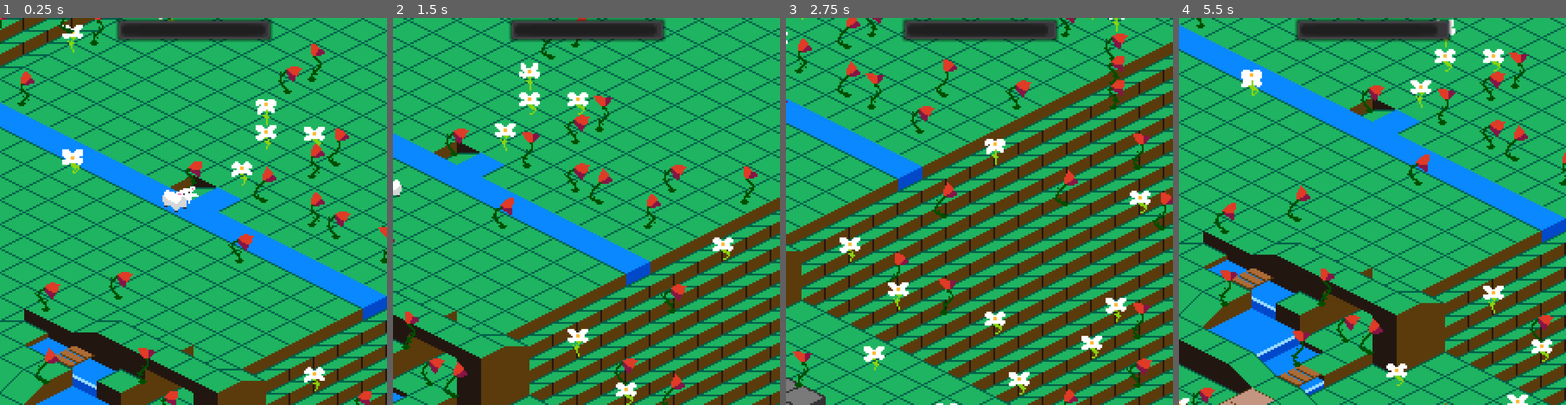
Above: before the commit, frames 1-4 (left to right).
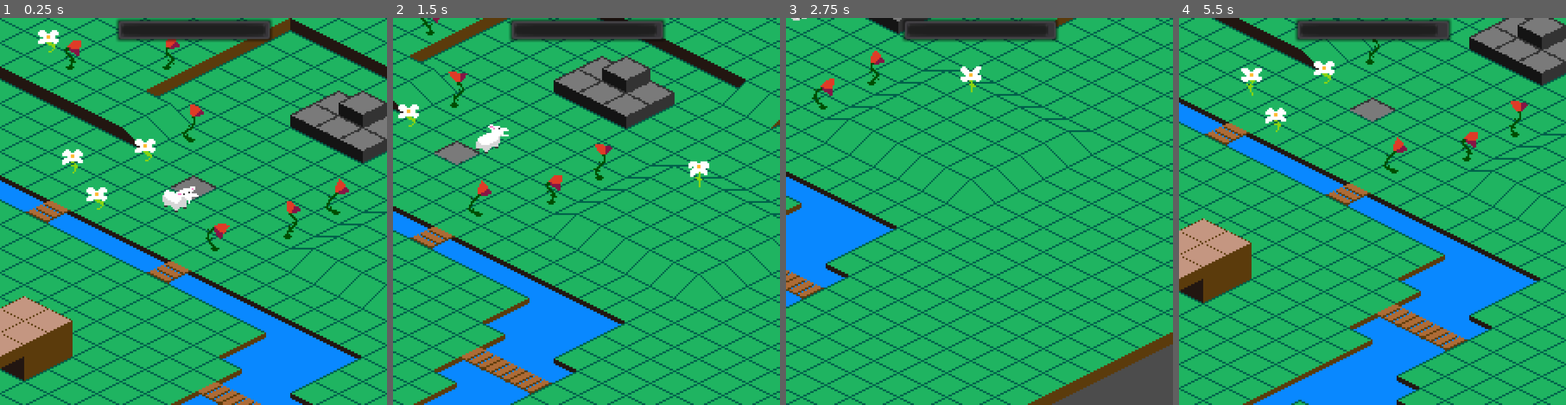
Above: after the commit, the same moments.

Repository: JuggleRob/LD46
Game: Godot game, scene res://src/Game/Game.tscn
Same seed, same stepped clock (60 frames per second), same inputs: the game is played once before the commit and once after it.
Inputs (mouse positions are in pixels of both pictures, inside the frame that each line leads up to):
- Up to frame 1 (0.25 s): no input
- Up to frame 2 (1.5 s): tap Enter (ui_accept) at 0.5, 1.35 s; move the mouse to (671, 192) at 0.52 s; hold Right (ui_right) 0.53-1.28 s; hold Enter (ui_accept) 0.53-1.28 s; click (671, 192) at 0.67 s; move the mouse to (509, 230) at 1.27 s; hold Down (ui_down) from 1.28 s (still down)
- Up to frame 3 (2.75 s): tap Enter (ui_accept) at 1.52, 1.82 s; move the mouse to (1018, 126) at 2.02 s; release Down (ui_down) at 2.03 s; hold Right (ui_right) from 2.03 s (still down); hold Enter (ui_accept) from 2.03 s (still down)
- Up to frame 4 (5.5 s): move the mouse to (1353, 288) at 2.77 s; release Right (ui_right) at 2.78 s; release Enter (ui_accept) at 2.78 s; hold Up (ui_up) 2.78-3.53 s; tap Enter (ui_accept) at 2.85, 3.02, 3.32, 4.35, 4.52, 4.82 s; click (1353, 288) at 2.92 s; move the mouse to (1488, 269) at 3.52 s; hold Enter (ui_accept) 3.53-4.28 s; hold Left (ui_left) 3.53-5.03 s; move the mouse to (1256, 153) at 4.27 s; move the mouse to (1391, 211) at 5.02 s; hold Down (ui_down) from 5.03 s (still down); hold Enter (ui_accept) from 5.03 s (still down); click (1391, 211) at 5.17 s

The runs differ from the first frame. In frame 1, 43% of the frame differs, in the area x 0-100%, y 0-100%; in frame 2, 45%; in frame 3, 52%; in frame 4, 49%.

Commit message:
pathfinding and height works!

Diff:
--- a/src/Actors/Actor.gd
+++ b/src/Actors/Actor.gd
@@ -11,15 +11,17 @@
 # Level is automatically adjusted from previous level, unless given as an argument
 func set_coords(diam_coords, level = null):
 	self.diam_coords = diam_coords
-	var levels = $"/root/Game/Map".get_children()
 	if level != null:
 		self.current_level = level
-	# set default lowest possible level
-	elif level == null and self.current_level == null:
-		for lvl_idx in levels.size():
+		return
+	else:
+		var levels = $"/root/Game/Map".get_children()
+		# adjust if moving to an adjacent level
+		for lvl_idx in range(levels.size() - 1, -1, -1):
 			var lowest_cell = levels[lvl_idx].get_cell(diam_coords.x, diam_coords.y)
 			if lowest_cell != -1:
-				self.current_level = lvl_idx
+				print(lowest_cell)
+				self.current_level = lvl_idx + 1
 				break
 	height_offset = Globals.height_offset_base + current_level * Vector2(0, -7)
 	position = Globals.diam_to_rect(diam_coords) * Globals.grid_size + height_offset
--- a/src/Actors/Sheep.gd
+++ b/src/Actors/Sheep.gd
@@ -42,6 +42,7 @@
 
 func set_coords(coords, level = 0):
 	.set_coords(coords)
+	print(self.height_offset)
 	$AnimationPlayer/sprite.offset = self.position
 
 # finds a path, sets destination and keeps sprite accurate
@@ -51,6 +52,8 @@
 	self.set_coords(self.diam_coords + self.move_dir)
 	# Eat flowers, if any
 	objects.eat_at_coords(self.diam_coords, self)
+	if move_dir == Vector2(0, 0):
+		return
 	# Decide next jump
 	var left_dir = move_dir.rotated(-0.5 * PI)
 	left_dir = Vector2(round(left_dir.x), round(left_dir.y))
@@ -58,17 +61,42 @@
 	right_dir = Vector2(round(right_dir.x), round(right_dir.y))
 	var dirs = [move_dir, left_dir, right_dir]
 	var flower_found = false
+	# height level of the farthest levels in directions (like dirs)
+	var lvls = [current_level, current_level, current_level]
+	# hold dirs that are unreachable
+	var dead_ends = []
 	for dist in range(1, sight):
+		for dir_idx in dirs.size():
+			var dir = dirs[dir_idx]
+			if not dir in dead_ends:
+				var next_coords = self.diam_coords + dist * dir
+				if not $"/root/Game/Map".reachable( \
+						self.diam_coords + (dist - 1) * dir, \
+						next_coords):
+					dead_ends.append(dir)
+					continue
+				# reachable! set new height level in this direction
+				lvls[dir_idx] = $"/root/Game/Map".top_level(next_coords)
+				var objs = objects.get_objects(next_coords)
+				if objs != null:
+					for obj in objs:
+						if obj is Flower:
+							set_move_dir(dir)
+							flower_found = true
+							break
+				if flower_found: break
+		if flower_found: break
+	if not flower_found:
+		var backtrack = true
 		for dir in dirs:
-			var objs = objects.get_objects(self.diam_coords + dist * dir)
-			if objs != null:
-				for obj in objs:
-					if obj is Flower:
-						set_move_dir(dir)
-						flower_found = true
-						break
-			if flower_found: break
-		if flower_found: break
+			if $"/root/Game/Map".reachable( \
+					self.diam_coords,
+					self.diam_coords + dir):
+				set_move_dir(dir)
+				backtrack = false
+				break
+		if backtrack:
+			set_move_dir(-move_dir)
 #	var test = randi() % 4
 #	if test == 0:
 #		set_move_dir(Vector2(1, 0))
@@ -100,4 +128,4 @@
 
 func _input(event):
 	if event.is_action_pressed("ui_accept"):
-		set_move_dir(Vector2(0, 1))
+		set_move_dir(Vector2(0, -1))
--- a/src/Game/Game.tscn
+++ b/src/Game/Game.tscn
@@ -1,6 +1,6 @@
 [gd_scene load_steps=8 format=2]
 
-[ext_resource path="res://assets/grass_test_slope.tmx" type="PackedScene" id=1]
+[ext_resource path="res://assets/levels/testlevel_01.tmx" type="PackedScene" id=1]
 [ext_resource path="res://src/Game/Game.gd" type="Script" id=2]
 [ext_resource path="res://src/Camera2D.gd" type="Script" id=3]
 [ext_resource path="res://src/Map.gd" type="Script" id=4]
@@ -16,6 +16,9 @@
 
 [node name="Map" parent="." instance=ExtResource( 1 )]
 script = ExtResource( 4 )
+
+[node name="Objects" type="Node2D" parent="."]
+script = ExtResource( 7 )
 
 [node name="Camera2D" type="Camera2D" parent="."]
 current = true
@@ -38,6 +41,3 @@
 __meta__ = {
 "_edit_use_anchors_": false
 }
-
-[node name="Objects" type="Node2D" parent="."]
-script = ExtResource( 7 )
--- a/src/Game/Objects.gd
+++ b/src/Game/Objects.gd
@@ -29,7 +29,6 @@
 	return objects.get(coords, null)
 
 func eat_at_coords(coords, eater):
-	print("eating at " + str(coords))
 	var obj_array = objects.get(coords)
 	if obj_array != null:
 		for obj in obj_array:
--- a/src/Globals.gd
+++ b/src/Globals.gd
@@ -7,7 +7,7 @@
 var rows_and_cols = Vector2()
 var patch_size
 var game_over = false
-var height_offset_base = Vector2(0, -12)
+var height_offset_base = Vector2(0, -5)
 var mouse_offset = Vector2(0, -21)
 
 func rect_to_diam(v):
--- a/src/Map.gd
+++ b/src/Map.gd
@@ -17,8 +17,47 @@
 	if int(globals.patch_size) % 2 == 0:
 		globals.patch_size += 1
 	rect_patch_offset = Vector2(0, 0)
-	generate_patches(Vector2(0, 0))
-
+#	generate_patches(Vector2(0, 0))
+	spawn_flowers()
+
+# spawn flowers on existing tiles, in a 60x60 area around the origin.
+func spawn_flowers():
+# maybe add a flower:
+	var layers = self.get_children()
+	for x in range(-8, 8):
+		for y in range(-4, 4):
+			for layer_idx in range(layers.size(), 0, -1):
+				var layer = layers[layer_idx - 1]
+				if layer.get_cell(x, y) != -1:
+					if randi() % 8 == 0:
+						var flower = Flower_scene.instance()
+						if randf() > 0.5:
+							flower.animation = "flower_good"
+						else:
+							flower.animation = "flower_bad"
+						flower.set_random_frame()
+						var flower_coords = Vector2(x, y)
+						flower.set_coords(flower_coords, layer_idx)
+						$"/root/Game/Objects".add_object(flower_coords, flower)
+					# found the top tile, don't process lower ones
+					break
+
+#	if cell_idxs.y == 2 and cell_idxs.x == 4 or \
+#		cell_idxs.y == 2 and cell_idxs.x == -3:
+#		if base_layer.get_cell(cell_idxs.x, cell_idxs.y) != 14:
+#			var flower = Flower_scene.instance()
+#			if randf() > 0.5:
+#				flower.animation = "flower_good"
+#			else:
+#				flower.animation = "flower_bad"
+#			flower.set_random_frame()
+#			$"/root/Game/Objects".add_object(cell_idxs, flower)
+#
+#	if cell_idxs.x == 0 and cell_idxs.y == 0:
+#		base_layer.set_cell(cell_idxs.x, cell_idxs.y, 10)
+#		var flower = Flower_scene.instance()
+#		$"/root/Game/Objects".add_object(cell_idxs, flower)
+#		flower.set_coords(Vector2())
 # Generate a set of tiles large enough to fill the screen,
 # at offset patch_offset in diamond grid coordinates.
 func generate_patches(diamond_patch_offset):
@@ -43,33 +82,6 @@
 							base_layer.set_cell(cell_idxs.x, cell_idxs.y, 14)
 						else:
 							base_layer.set_cell(cell_idxs.x, cell_idxs.y, 1)
-						# maybe add a flower:
-					if randi() % 10 == 0:
-						if base_layer.get_cell(cell_idxs.x, cell_idxs.y) != 14:
-							var flower = Flower_scene.instance()
-							if randf() > 0.5:
-								flower.animation = "flower_good"
-							else:
-								flower.animation = "flower_bad"
-							flower.set_random_frame()
-							$"/root/Game/Objects".add_object(cell_idxs, flower)
-					if cell_idxs.y == 2 and cell_idxs.x == 4 or \
-						cell_idxs.y == 2 and cell_idxs.x == -3:
-						if base_layer.get_cell(cell_idxs.x, cell_idxs.y) != 14:
-							var flower = Flower_scene.instance()
-							if randf() > 0.5:
-								flower.animation = "flower_good"
-							else:
-								flower.animation = "flower_bad"
-							flower.set_random_frame()
-							$"/root/Game/Objects".add_object(cell_idxs, flower)
-#							print($"/root/Game/Objects".get_objects(Vector2(-3, 2)))
-
-					if cell_idxs.x == 0 and cell_idxs.y == 0:
-						base_layer.set_cell(cell_idxs.x, cell_idxs.y, 10)
-						var flower = Flower_scene.instance()
-						$"/root/Game/Objects".add_object(cell_idxs, flower)
-						flower.set_coords(Vector2())
 			patches_covered.append(neighbor_offset)
 
 func _process(delta):
@@ -78,7 +90,7 @@
 	if new_rect_patch_offset != rect_patch_offset:
 		rect_patch_offset = new_rect_patch_offset
 		var diamond_patch_offset = Globals.rect_to_diam(new_rect_patch_offset)
-		generate_patches(diamond_patch_offset)
+#		generate_patches(diamond_patch_offset)
 
 func paths_to_targets(visited, tgts):
 	var paths = []
@@ -92,9 +104,23 @@
 		paths.append(path)
 	return paths
 
+func top_level(coords):
+	for lvl_idx in range(self.get_children().size(), 0, -1):
+		var layer_name = "Tile Layer " + str(lvl_idx)
+		var layer = get_node(layer_name)
+		var tile = layer.get_cell(coords.x, coords.y)
+		if tile != -1:
+			return lvl_idx
+	return -1
+
+func get_tile(coords, lvl):
+	var layer_name = "Tile Layer " + str(lvl)
+	var layer = get_node(layer_name)
+	return layer.get_cell(coords.x, coords.y)
+
 # takes two (adjacent) coordinates and determines whether
 # going from src to tgt is possible
-func reachable(src, tgt, src_lvl = 1):
+func reachable(src, tgt):
 	# arrays define side types, starting in the direction -y (right-up)
 	# and going around clockwise.
 	var dir = tgt - src
@@ -136,7 +162,7 @@
 		19: [HIGH, HIGH, HIGH, HIGH],
 		20: [EMPTY, EMPTY, EMPTY, EMPTY]
 	}
-	var connectivity = {
+	var conn_same = {
 		HIGH: [HIGH],
 		LOW: [LOW],
 		CW_DOWN: [CW_UP],
@@ -144,16 +170,41 @@
 		WATER: [],
 		EMPTY: []
 	}
-	var src_layer = "Tile Layer " + src_lvl
-	var src_tile = $src_layer.get_cell(src.x, src.y)
-	var tgt_lvls = [src_lvl - 1, src_lvl, src_lvl + 1]
-	for tgt_lvl in tgt_lvls:
-		var tgt_layer = "Tile Layer " + tgt_lvl
-		var tgt_tile = $tgt_layer.get_cell(tgt.x, tgt.y)
-		var side_type_src = side_types[src_tile][side_src_idx]
-		var side_type_tgt = side_types[tgt_tile][side_tgt_idx]
-		if side_type_tgt in connectivity[side_type_src]:
-			return true
+	var conn_up = {
+		HIGH: [LOW],
+		LOW: [],
+		CW_DOWN: [],
+		CW_UP: [],
+		WATER: [],
+		EMPTY: []
+	}
+	var conn_down = {
+		HIGH: [],
+		LOW: [HIGH],
+		CW_DOWN: [],
+		CW_UP: [],
+		WATER: [],
+		EMPTY: []
+	}
+	var src_lvl = top_level(src)
+	var tgt_lvl = top_level(tgt)
+	# two levels difference, can never be reachable
+	if abs(src_lvl - tgt_lvl) > 1 or src_lvl == -1 or tgt_lvl == -1:
+		return false
+	else:
+		var src_tile = get_tile(src, src_lvl)
+		var tgt_tile = get_tile(tgt, tgt_lvl)
+		var src_side = side_types[src_tile][side_src_idx]
+		var tgt_side = side_types[tgt_tile][side_tgt_idx]
+		if tgt_lvl == src_lvl + 1:
+			if tgt_side in conn_up[src_side]:
+				return true
+		elif tgt_lvl == src_lvl - 1:
+			if tgt_side in conn_down[src_side]:
+				return true
+		elif tgt_lvl == src_lvl:
+			if tgt_side in conn_same[src_side]:
+				return true
 	return false
 
 # Find a path to a specific coordinate, or to the nearest flower
Not shown, added: assets/levels/testlevel_01.tmx
Not shown, added: assets/levels/testlevel_01.tmx.import
Not shown, removed: assets/testlevel_01.tmx
Not shown, changed: .gitignore
